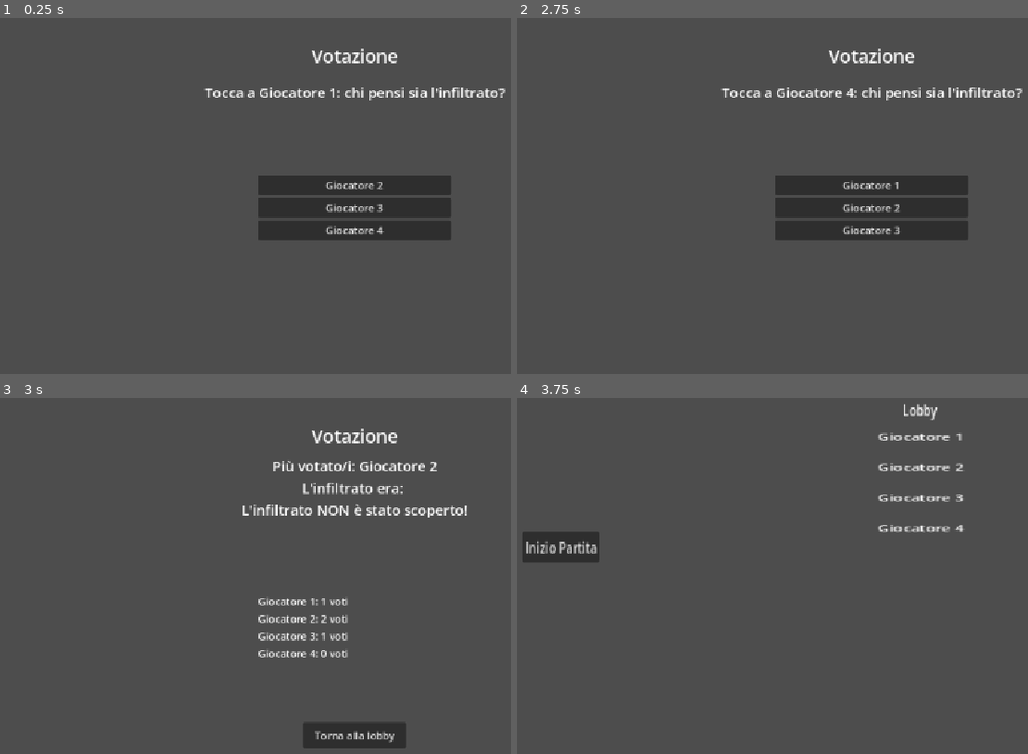
Above: before the commit, frames 1-4 (two rows, left to right).
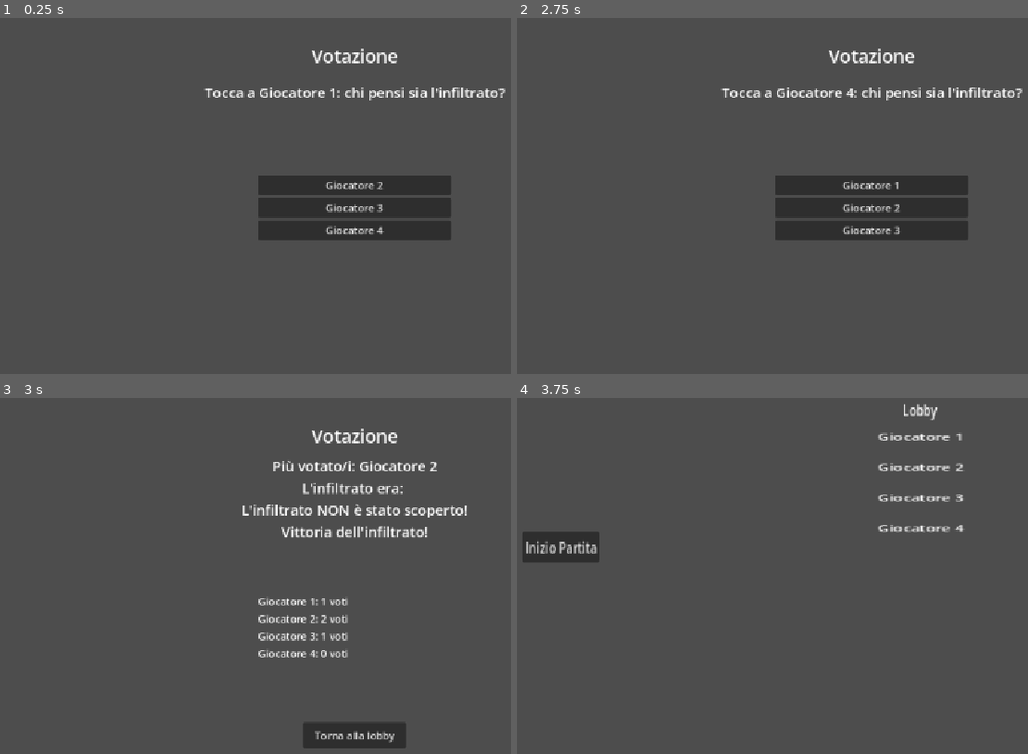
Above: after the commit, the same moments.

Repository: lucamaltempo-lgtm/Timbro-d-Ufficio
Game: Godot game, scene res://votazione.tscn
Two runs of this game, one before a commit and one after it. Both use one fixed random seed, a clock stepped at 60 frames per second and the inputs below. This scene is started directly instead of the project's main scene.
Inputs:
- Up to frame 1 (0.25 s): no input
- Up to frame 2 (2.75 s): click "Giocatore 2" at 0.5 s; click "Giocatore 1" at 1.25 s; click "Giocatore 2" at 2 s
- Up to frame 3 (3 s): click "Giocatore 3" at 2.75 s
- Up to frame 4 (3.75 s): click "Torna alla lobby" at 3.5 s

Frames 1-2 are identical in both runs. In frame 3, 0.5% of the frame differs, in the area x 55-84%, y 35-40%; in frame 4, nothing differs.

Commit message:
Aggiunge messaggio finale di vittoria dopo la votazione
Co-Authored-By: Claude Sonnet 5 <noreply@anthropic.com>
Claude-Session: https://claude.ai/code/session_01W5qe6KEwBT1obBsdevWLF1

Diff:
--- a/votazione.gd
+++ b/votazione.gd
@@ -76,9 +76,11 @@
 	var testo = "Più votato/i: " + ", ".join(piu_votati) + "\n"
 	testo += "L'infiltrato era: " + GameState.infiltrato + "\n"
 	if infiltrato_scoperto:
-		testo += "L'infiltrato è stato scoperto!"
+		testo += "L'infiltrato è stato scoperto!\n"
+		testo += "Vittoria degli altri giocatori!"
 	else:
-		testo += "L'infiltrato NON è stato scoperto!"
+		testo += "L'infiltrato NON è stato scoperto!\n"
+		testo += "Vittoria dell'infiltrato!"
 
 	label_risultato.text = testo
 	print(testo)
